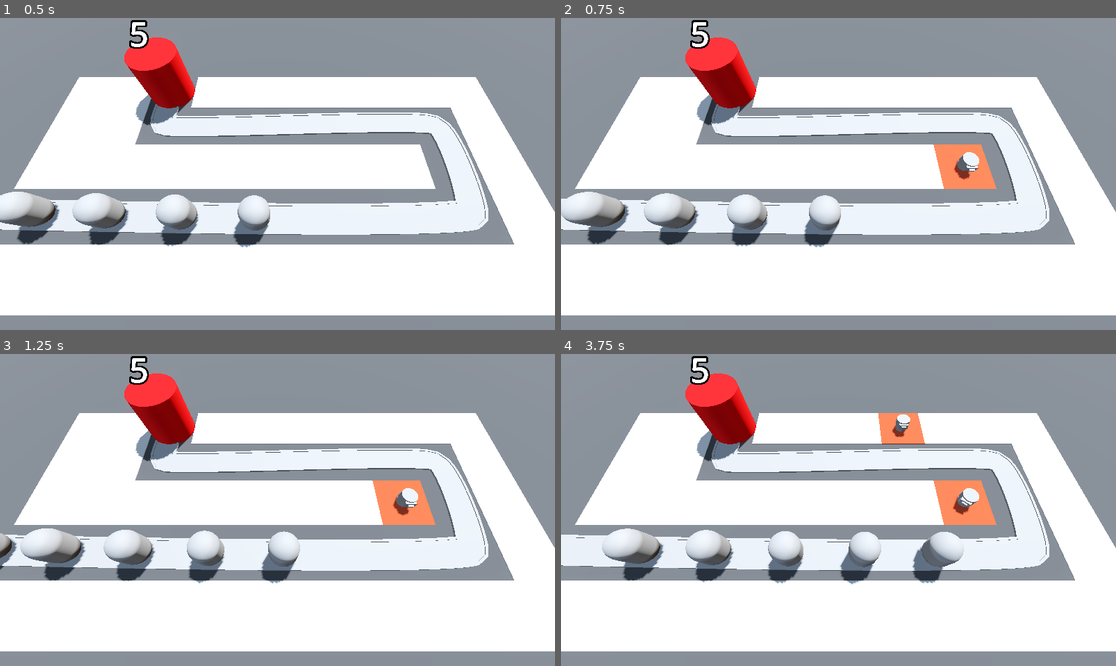
Above: before the commit, frames 1-4 (two rows, left to right).
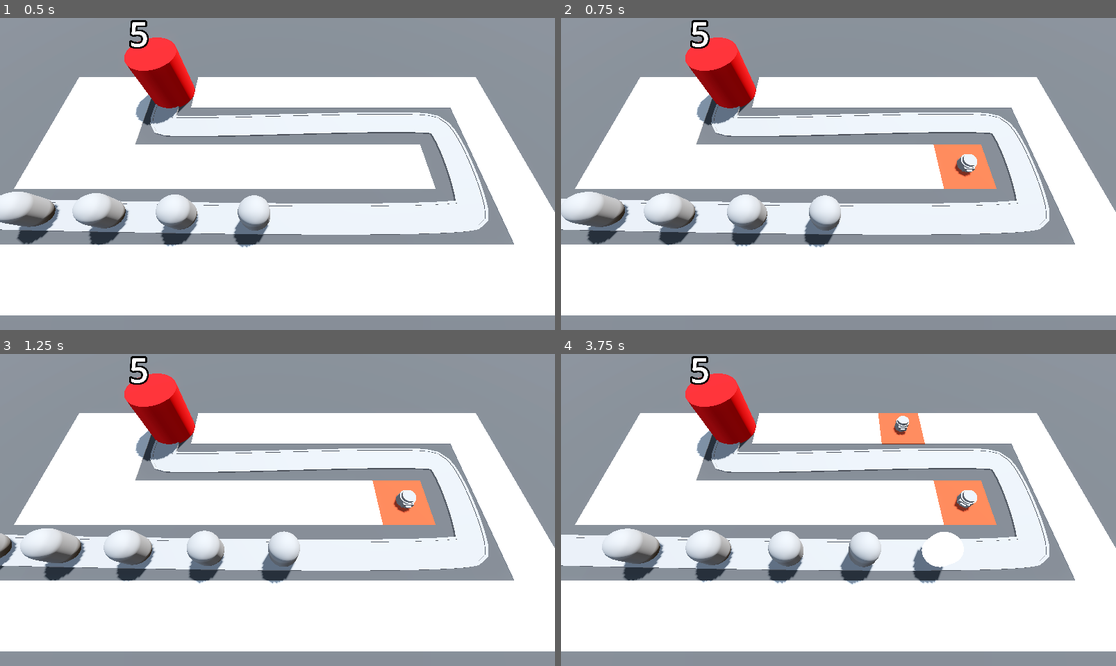
Above: after the commit, the same moments.

Repository: MireiaGonzalez/3d-tower-defence
Game: Godot game, scene res://BaseLevel.tscn
The game is run twice, just before and just after one commit, with the same random seed, the same clock (stepped at 60 frames per second) and the same inputs.
Inputs (mouse positions are in pixels of both pictures, inside the frame that each line leads up to):
- Up to frame 1 (0.5 s): no input
- Up to frame 2 (0.75 s): move the mouse to (960, 158) at 0.52 s; press the mouse at (960, 158) at 0.53 s
- Up to frame 3 (1.25 s): no input
- Up to frame 4 (3.75 s): move the mouse to (727, 525) at 1.27 s; release the mouse at (727, 525) at 1.28 s; click (727, 525) at 1.35 s; move the mouse to (894, 441) at 2.02 s; press the mouse at (894, 441) at 2.03 s; move the mouse to (810, 572) at 2.77 s; release the mouse at (810, 572) at 2.78 s; click (810, 572) at 2.85 s; move the mouse to (1005, 556) at 3.52 s; press the mouse at (1005, 556) at 3.53 s

Frame 1 is identical in both runs. In frame 2, 0.1% of the frame differs, in the area x 70-76%, y 42-52%; in frame 3, 0.1%; in frame 4, 0.7%, in the area x 59-76%, y 19-69%.

Commit message:
highlight enemy when hit and animate turret when shooting

Diff:
--- a/Enemy/enemy.gd
+++ b/Enemy/enemy.gd
@@ -4,6 +4,7 @@
 @export var max_health: int = 50
 
 @onready var base: Base = get_tree().get_first_node_in_group("base")
+@onready var animation_player: AnimationPlayer = $AnimationPlayer
 
 var current_health: int:
 	set(updated_health):
@@ -24,3 +25,4 @@
 
 func take_damage(damage: int):
 	current_health -= damage
+	animation_player.play("TakeDamage")
--- a/Enemy/enemy.tscn
+++ b/Enemy/enemy.tscn
@@ -6,9 +6,50 @@
 radius = 1.0
 height = 3.0
 
+[sub_resource type="StandardMaterial3D" id="StandardMaterial3D_2pb1h"]
+no_depth_test = true
+shading_mode = 0
+
 [sub_resource type="CapsuleShape3D" id="CapsuleShape3D_2pb1h"]
 radius = 1.0
 height = 3.0
+
+[sub_resource type="Animation" id="Animation_2pb1h"]
+resource_name = "TakeDamage"
+length = 0.1
+tracks/0/type = "value"
+tracks/0/imported = false
+tracks/0/enabled = true
+tracks/0/path = NodePath("DamageHighlight:visible")
+tracks/0/interp = 1
+tracks/0/loop_wrap = true
+tracks/0/keys = {
+"times": PackedFloat32Array(0, 0.1),
+"transitions": PackedFloat32Array(1, 1),
+"update": 1,
+"values": [true, false]
+}
+
+[sub_resource type="Animation" id="Animation_px1sc"]
+length = 0.001
+tracks/0/type = "value"
+tracks/0/imported = false
+tracks/0/enabled = true
+tracks/0/path = NodePath("DamageHighlight:visible")
+tracks/0/interp = 1
+tracks/0/loop_wrap = true
+tracks/0/keys = {
+"times": PackedFloat32Array(0),
+"transitions": PackedFloat32Array(1),
+"update": 1,
+"values": [false]
+}
+
+[sub_resource type="AnimationLibrary" id="AnimationLibrary_am0pq"]
+_data = {
+&"RESET": SubResource("Animation_px1sc"),
+&"TakeDamage": SubResource("Animation_2pb1h")
+}
 
 [node name="Enemy" type="PathFollow3D"]
 loop = false
@@ -18,8 +59,19 @@
 transform = Transform3D(1, 0, 0, 0, 1, 0, 0, 0, 1, 0, 1.5, 0)
 mesh = SubResource("CapsuleMesh_lvb7b")
 
+[node name="DamageHighlight" type="MeshInstance3D" parent="."]
+transform = Transform3D(1, 0, 0, 0, 1, 0, 0, 0, 1, 0, 1.5, 0)
+visible = false
+material_override = SubResource("StandardMaterial3D_2pb1h")
+mesh = SubResource("CapsuleMesh_lvb7b")
+
 [node name="EnemyArea3D" type="Area3D" parent="." groups=["enemy_area"]]
 
 [node name="CollisionShape3D" type="CollisionShape3D" parent="EnemyArea3D"]
 transform = Transform3D(1, 0, 0, 0, 1, 0, 0, 0, 1, 0, 1.5, 0)
 shape = SubResource("CapsuleShape3D_2pb1h")
+
+[node name="AnimationPlayer" type="AnimationPlayer" parent="."]
+libraries = {
+&"": SubResource("AnimationLibrary_am0pq")
+}
--- a/Turret/turret.gd
+++ b/Turret/turret.gd
@@ -4,6 +4,7 @@
 @export var turret_range: float = 10.0
 
 @onready var turret_top: MeshInstance3D = $TurretBase/TurretTop
+@onready var shoot_animation: AnimationPlayer = $ShootAnimation
 
 var enemy_path: Path3D
 var target: PathFollow3D
@@ -19,6 +20,8 @@
 		add_child(shot)
 		shot.global_position = turret_top.global_position
 		shot.direction = global_transform.basis.z
+		shoot_animation.play("Fire")
+
 
 func find_best_target() -> PathFollow3D:
 	var best_target = null
--- a/Turret/turret.tscn
+++ b/Turret/turret.tscn
@@ -17,6 +17,43 @@
 [sub_resource type="BoxMesh" id="BoxMesh_5kpma"]
 size = Vector3(0.4, 0.2, 0.4)
 
+[sub_resource type="Animation" id="Animation_djkev"]
+resource_name = "Fire"
+length = 0.3
+tracks/0/type = "value"
+tracks/0/imported = false
+tracks/0/enabled = true
+tracks/0/path = NodePath("TurretBase/TurretTop/Visor/Barrel:position")
+tracks/0/interp = 1
+tracks/0/loop_wrap = true
+tracks/0/keys = {
+"times": PackedFloat32Array(0, 0.1, 0.2, 0.3),
+"transitions": PackedFloat32Array(1, 1, 1, 1),
+"update": 0,
+"values": [Vector3(0, 0, 0.4), Vector3(0, 0, 0.05), Vector3(0, 0, 0.2), Vector3(0, 0, 0.17)]
+}
+
+[sub_resource type="Animation" id="Animation_ttsi1"]
+length = 0.001
+tracks/0/type = "value"
+tracks/0/imported = false
+tracks/0/enabled = true
+tracks/0/path = NodePath("TurretBase/TurretTop/Visor/Barrel:position")
+tracks/0/interp = 1
+tracks/0/loop_wrap = true
+tracks/0/keys = {
+"times": PackedFloat32Array(0),
+"transitions": PackedFloat32Array(1),
+"update": 0,
+"values": [Vector3(0, 0, 0.14)]
+}
+
+[sub_resource type="AnimationLibrary" id="AnimationLibrary_ttsi1"]
+_data = {
+&"Fire": SubResource("Animation_djkev"),
+&"RESET": SubResource("Animation_ttsi1")
+}
+
 [node name="Turret" type="Node3D"]
 script = ExtResource("1_5kpma")
 projectile = ExtResource("2_djkev")
@@ -26,18 +63,22 @@
 mesh = SubResource("CylinderMesh_cb20n")
 
 [node name="TurretTop" type="MeshInstance3D" parent="TurretBase"]
-transform = Transform3D(1, 0, 0, 0, 1, 0, 0, 0, 1, 0, 0.3, 0)
 mesh = SubResource("CylinderMesh_5kpma")
 
 [node name="Visor" type="MeshInstance3D" parent="TurretBase/TurretTop"]
-transform = Transform3D(1, 0, 0, 0, 1, 0, 0, 0, 1, -0.0307019, 0, 0.548918)
+transform = Transform3D(1, 0, 0, 0, 1, 0, 0, 0, 1, -0.031, 0, 0.45)
 mesh = SubResource("BoxMesh_cb20n")
 
 [node name="Barrel" type="MeshInstance3D" parent="TurretBase/TurretTop/Visor"]
-transform = Transform3D(1, 0, 0, 0, 1, 0, 0, 0, 1, 0, 0, 0.141126)
+transform = Transform3D(1, 0, 0, 0, 1, 0, 0, 0, 1, 0, 0, 0.14)
 mesh = SubResource("BoxMesh_5kpma")
 
 [node name="Timer" type="Timer" parent="."]
 autostart = true
 
+[node name="ShootAnimation" type="AnimationPlayer" parent="."]
+libraries = {
+&"": SubResource("AnimationLibrary_ttsi1")
+}
+
 [connection signal="timeout" from="Timer" to="." method="_on_timer_timeout"]
Not shown: 1 places in Enemy/enemy.tscn that only renumber resources
Not shown: 1 places in Turret/turret.tscn that only renumber resources
